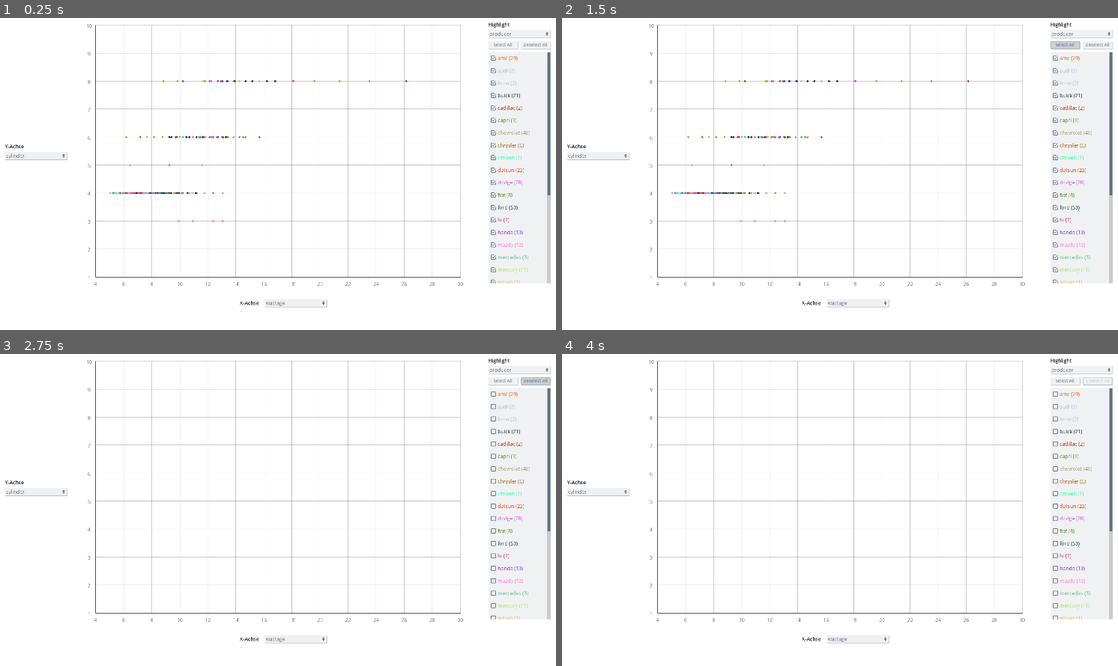
Above: before the commit, frames 1-4 (two rows, left to right).
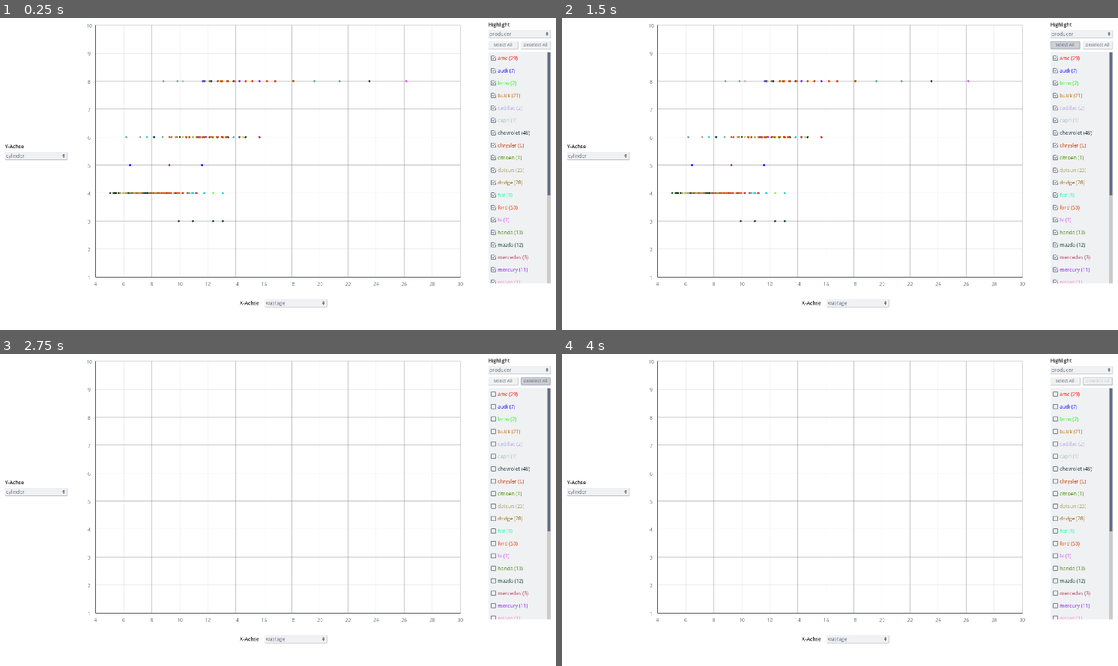
Above: after the commit, the same moments.

Repository: nevs-devs/cars
Game: Godot game, scene res://Main.tscn
Same seed, same stepped clock (60 frames per second), same inputs: the game is played once before the commit and once after it.
Inputs (mouse positions are in pixels of both pictures, inside the frame that each line leads up to):
- Up to frame 1 (0.25 s): no input
- Up to frame 2 (1.5 s): click (1079, 58) at 0.52 s; click "Select All" at 1.25 s
- Up to frame 3 (2.75 s): click "Deselect All" at 2 s
- Up to frame 4 (4 s): click "wastage" at 2.75 s; click "cylinder" at 3.5 s

The runs differ from the first frame. In frame 1, 0.7% of the frame differs, in the area x 19-96%, y 12-86%; in frame 2, 0.7%; in frame 3, 0.5%; in frame 4, 0.5%.

Commit message:
CheckBoxItem on hover fades out datapoints

Diff:
--- a/Chart.gd
+++ b/Chart.gd
@@ -51,6 +51,7 @@
 			labels.append(label)
 			add_child(label)
 
+	var data_points = []
 
 	for d in data:
 		var point = data_point.instance()
@@ -61,8 +62,11 @@
 		point.position = Vector2(rel_x, rel_y)
 		points.append(point)
 		add_child(point)
+		data_points.append(point)
 
 	update()
+
+	return data_points
 
 func _draw():
 	for c in range(cols + 1):
--- a/CheckListItem.gd
+++ b/CheckListItem.gd
@@ -3,9 +3,13 @@
 var id = 0
 
 signal selection_changed(id, checked)
+signal selection_entered(id)
+signal selection_exited(id)
 
 func _ready():
 	$CheckBox.connect("toggled", self, '_on_toggle')
+	$CheckBox.connect("mouse_entered", self, '_on_mouse_enter')
+	$CheckBox.connect("mouse_exited", self, '_on_mouse_exit')
 
 func init(id_arg, text, color, number):
 	id = id_arg
@@ -14,6 +18,15 @@
 
 func _on_toggle(pressed):
 	emit_signal("selection_changed", id, pressed)
+	if not pressed:
+		emit_signal("selection_exited", id)
+
+func _on_mouse_enter():
+	if $CheckBox.pressed:
+		emit_signal("selection_entered", id)
+
+func _on_mouse_exit():
+	emit_signal("selection_exited", id)
 
 func set_checked(checked):
 	$CheckBox.pressed = checked
--- a/DataPoint.gd
+++ b/DataPoint.gd
@@ -2,8 +2,11 @@
 
 onready var car_preview = get_node("/root/Main/CarPreview")
 onready var car_description = get_node("/root/Main/CarDescription")
+const MODULATE_SPEED = 4.0
+const MIN_MODULATE = 0.08
 
 var car
+var hovered = true
 
 func init(car_arg):
 	car = car_arg
@@ -26,3 +29,12 @@
 
 func _on_Area2D_mouse_exited():
 	car_preview.visible = false
+
+func _process(delta):
+	if hovered:
+		modulate.a = min(1.0, modulate.a + (delta*MODULATE_SPEED))
+	else:
+		modulate.a = max(MIN_MODULATE, modulate.a - (delta*MODULATE_SPEED))
+
+func set_hovered(hov):
+	hovered = hov
--- a/Main.gd
+++ b/Main.gd
@@ -12,6 +12,8 @@
 var selection_toggles = []
 var selections = []
 var enable_refresh = true
+var current_data_points = []
+var current_cars = []
 
 var LIMITS = {
 	'wastage': [4.0, 30.0, 2.0, 1],
@@ -82,6 +84,8 @@
 	var data = []
 	var x_option = AxisOptions[x_id]
 	var y_option = AxisOptions[y_id]
+	current_cars.clear()
+	current_cars.clear()
 	for car in cars:
 		var selection_option = SelectOptions[select_id]
 		var select_index = selections.find(car[selection_option])
@@ -93,8 +97,9 @@
 		if x == null or y == null:
 			continue
 		data.append([car[x_option], car[y_option], color, car])
-
-	$Chart.draw_chart(
+		current_cars.append(car)
+
+	current_data_points = $Chart.draw_chart(
 		LIMITS[x_option][0],
 		LIMITS[x_option][1],
 		LIMITS[x_option][2],
@@ -155,7 +160,24 @@
 		$ScrollContainer/VBoxContainer.add_child(item)
 		index += 1
 		item.connect("selection_changed", self, "_on_selection_changed")
-	refresh_chart()
+		item.connect("selection_entered", self, "_on_selection_entered")
+		item.connect("selection_exited", self, "_on_selection_exited")
+	refresh_chart()
+
+func _on_selection_entered(id):
+	var selection_name = SelectOptions[select_id]
+	var current_selection = selections[id]
+
+	for index in range(len(current_cars)):
+		var current_car = current_cars[index]
+		var current_data_point = current_data_points[index]
+
+		current_data_point.set_hovered(current_car[selection_name] == current_selection)
+
+func _on_selection_exited(_id):
+	print('on selection exited')
+	for current_data_point in current_data_points:
+		current_data_point.set_hovered(true)
 
 func _on_selection_changed(id, pressed):
 	selection_toggles[id] = pressed
@@ -177,6 +199,10 @@
 
 func _ready():
 	# some random colors
+	SelectionColors.append(Color.red)
+	SelectionColors.append(Color.blue)
+	SelectionColors.append(Color.green)
+
 	for i in range(30):
 		SelectionColors.append(Color(randf(), randf(), randf(), 1.0))
 
